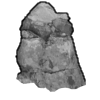
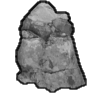
Comparing the layer stacks of the two 100 x 100 images. Changes:
painted on "line" over [15, 0, 87, 93]
